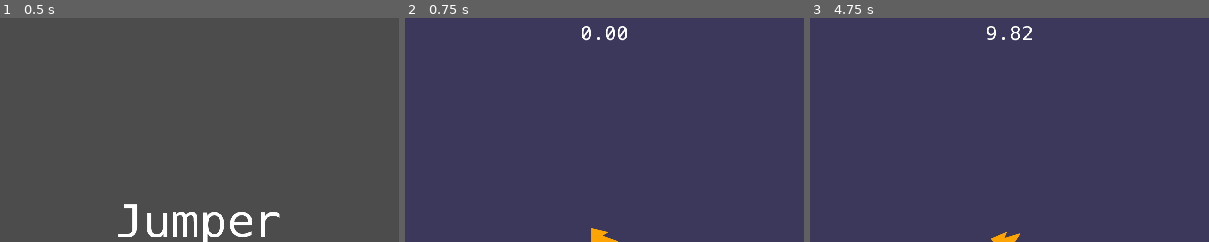
Above: before the commit, frames 1-3 (left to right).
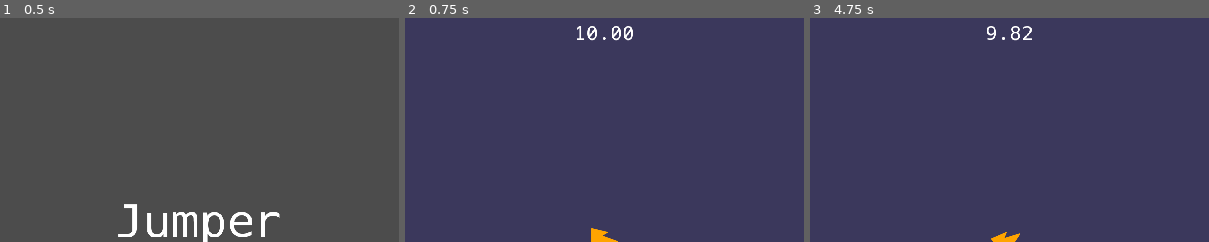
Above: after the commit, the same moments.

Repository: sombrerosheep/jumper
Game: Godot game, scene res://scenes/Main.tscn
Two runs of this game, one before a commit and one after it. Both use one fixed random seed, a clock stepped at 60 frames per second and the inputs below.
Inputs:
- Up to frame 1 (0.5 s): no input
- Up to frame 2 (0.75 s): click "Play" at 0.5 s
- Up to frame 3 (4.75 s): hold D (right) 1.28-2.03 s; tap Enter at 2, 3.5 s; hold S (down) 2.03-2.78 s; tap Space at 2.75, 4.25 s; hold D (right) 2.78-3.53 s; hold W (up) 3.53-4.28 s; hold A (left) from 4.28 s (still down)
The pictures show only the part of the screen within x 25-75%, y 0-50%; the shares and areas given below are measured in that part.

Frame 1 is identical in both runs. In frame 2, 0.5% of the frame differs, in the area x 43-58%, y 3-11%; in frame 3, nothing differs.

Commit message:
ui/timer polish
don't show negative time remaining

show game time as countdown begins

Diff:
--- a/scripts/Game.gd
+++ b/scripts/Game.gd
@@ -51,6 +51,8 @@
 
 	$Portal.start($PortalMarker.position)
 
+	$HUD.update_playtime(play_time)
+
 func is_out_of_bounds(rec: Rect2) -> bool:
 	var half_bx = world_sz.x / 2
 	var half_by = world_sz.y / 2
@@ -73,13 +75,13 @@
 			# countdown is processing
 			pass
 		GameState.PLAYING:
-			play_time -= delta
+			play_time = max(0, play_time - delta)
 			$HUD.update_playtime(play_time)
 
 			if is_out_of_bounds($Ship.get_rect()):
 				state = GameState.GAME_OVER
 
-			if play_time < 0.0:
+			if play_time <= 0.0:
 				state = GameState.GAME_OVER
 				play_time = 0.0
 		GameState.GAME_OVER:
